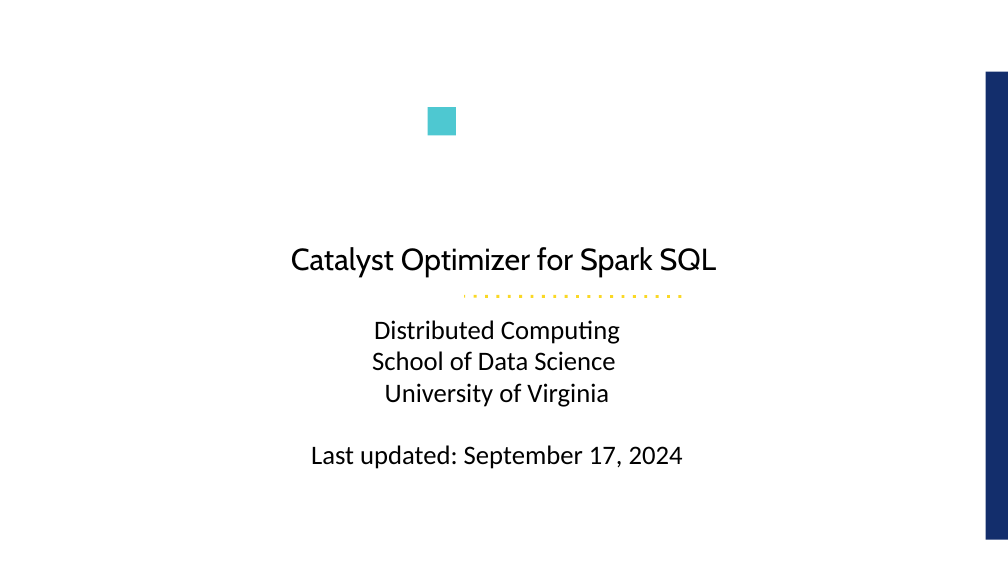
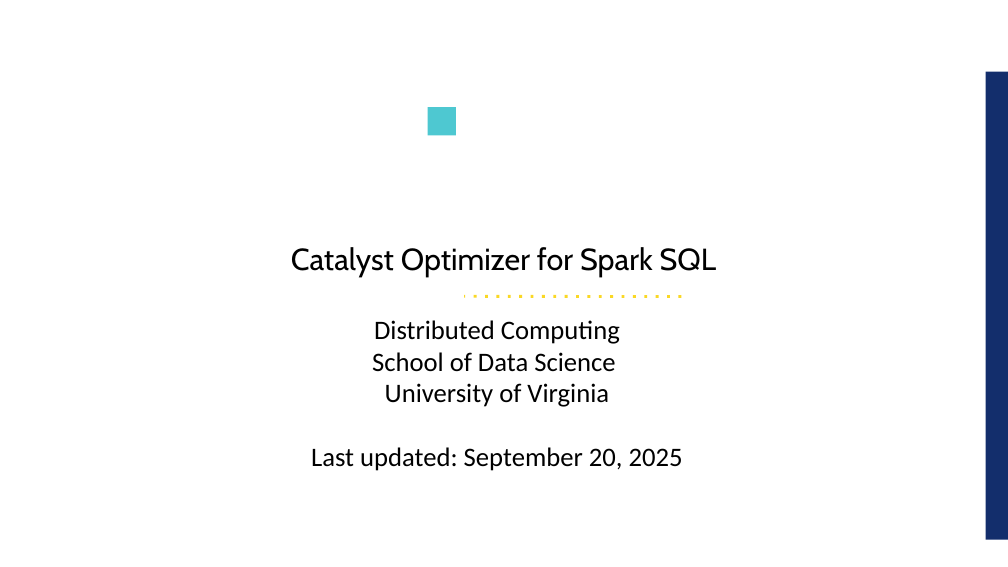
Before and after one commit to UVADS/distributed_computing, a slide deck: slide 1 of 03_dataframes_and_spark_sql/content_catalyst_optimizer/catalyst_optimizer_for_spark_sql.ppt. Drawn at 1008x567 pixels with LibreOffice and Linux fonts; fonts in the diff are those of the drawing; background and template pictures are left out. Boxes give left, top, right and bottom in pixels: in the first picture for what was removed or moved away, otherwise in the second. Text is boxed around its words. In the diff, an @@ line names an element or a change of style, - is before the commit and + after.

Commit message:
added to Catalyst deck

```diff
--- a/03_dataframes_and_spark_sql/content_catalyst_optimizer/catalyst_optimizer_for_spark_sql.ppt
+++ b/03_dataframes_and_spark_sql/content_catalyst_optimizer/catalyst_optimizer_for_spark_sql.ppt
@@ text at <box>311,447,683,471</box>: text changed @@
-Last updated: September 17, 2024
+Last updated: September 20, 2025
```
Also in this commit, not shown: 3 other slides changed, 5 slides added, 1 slide removed, 1 other file.
